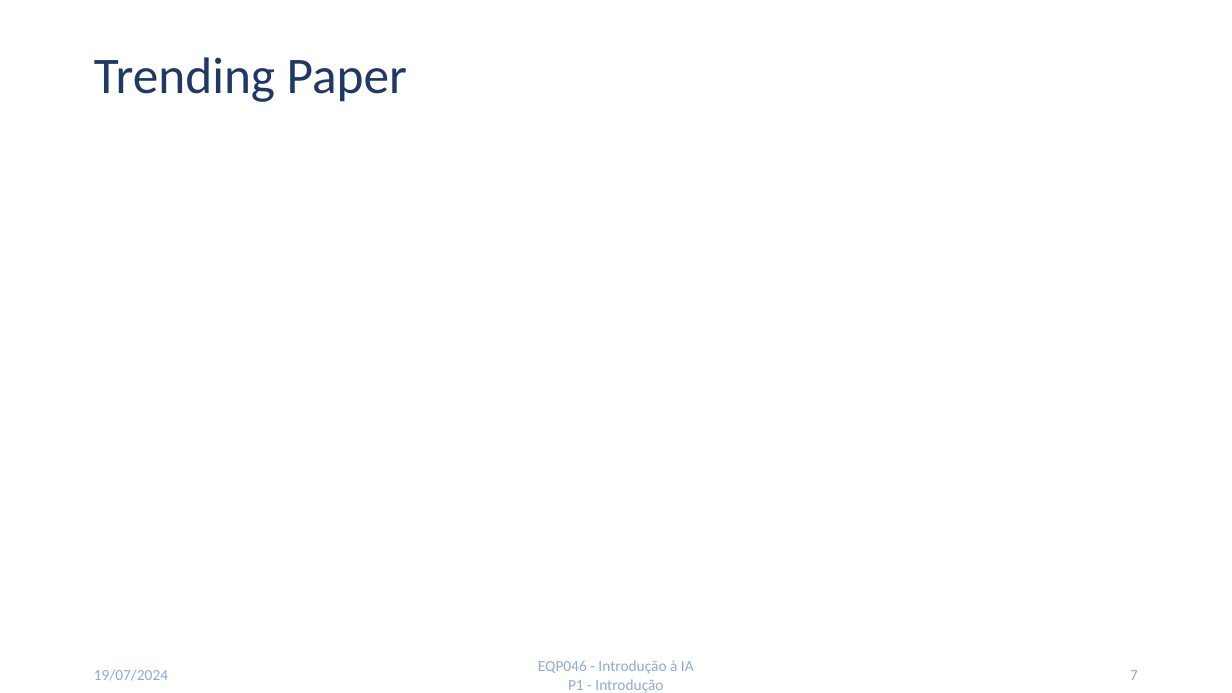
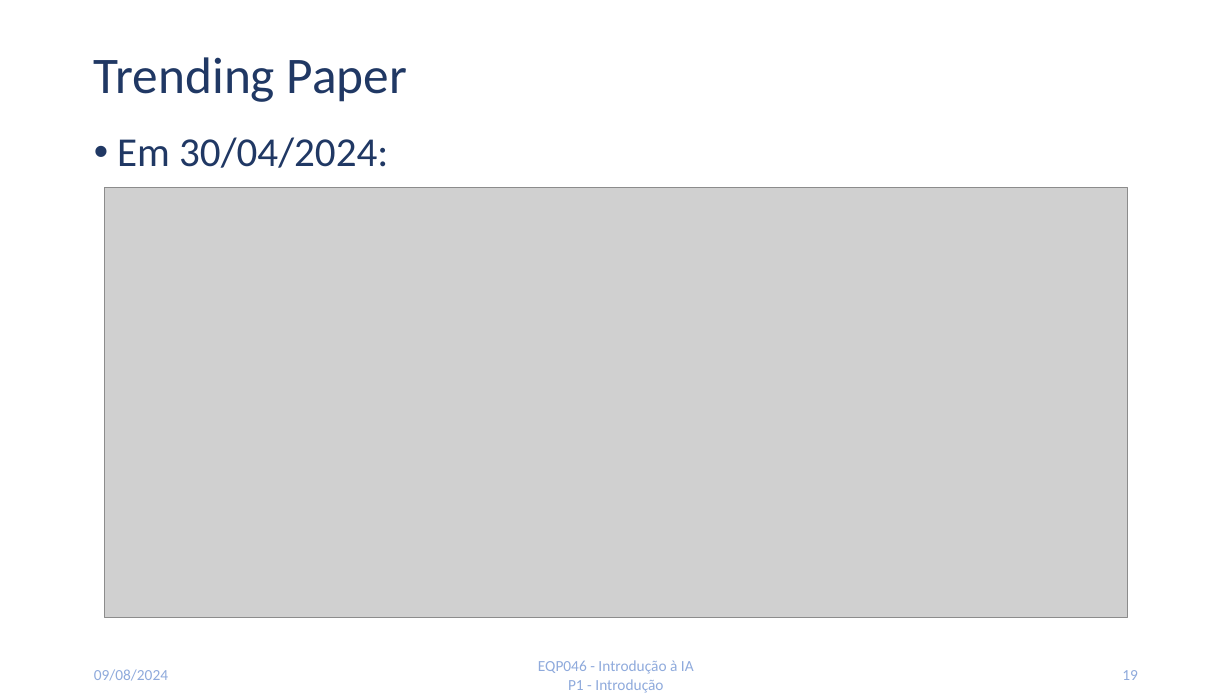
Before and after one commit to alandema/ppgeq_EQP0046, a slide deck: slide 19 of FinalPresentation/KANs.pptx (slide 7 before the commit). Drawn at 1232x693 pixels with LibreOffice and Linux fonts; fonts in the diff are those of the drawing; grey boxes stand for pictures; background and template pictures are left out. Boxes give left, top, right and bottom in pixels: in the first picture for what was removed or moved away, otherwise in the second. Text is boxed around its words. In the diff, an @@ line names an element or a change of style, - is before the commit and + after.

```diff
--- a/FinalPresentation/KANs.pptx
+++ b/FinalPresentation/KANs.pptx
@@ text added at box(117, 137, 388, 168), 32 pt, text #203864 @@
+• Em 30/04/2024:
@@ picture added at box(104, 188, 1128, 617) @@
@@ text at box(94, 669, 168, 681): text changed @@
-19/07/2024
+09/08/2024
@@ page number at box(1122, 670, 1138, 680): text changed @@
-7
+19
```
Also in this commit, not shown: 6 other slides changed, 29 slides added, 3 slides removed.
